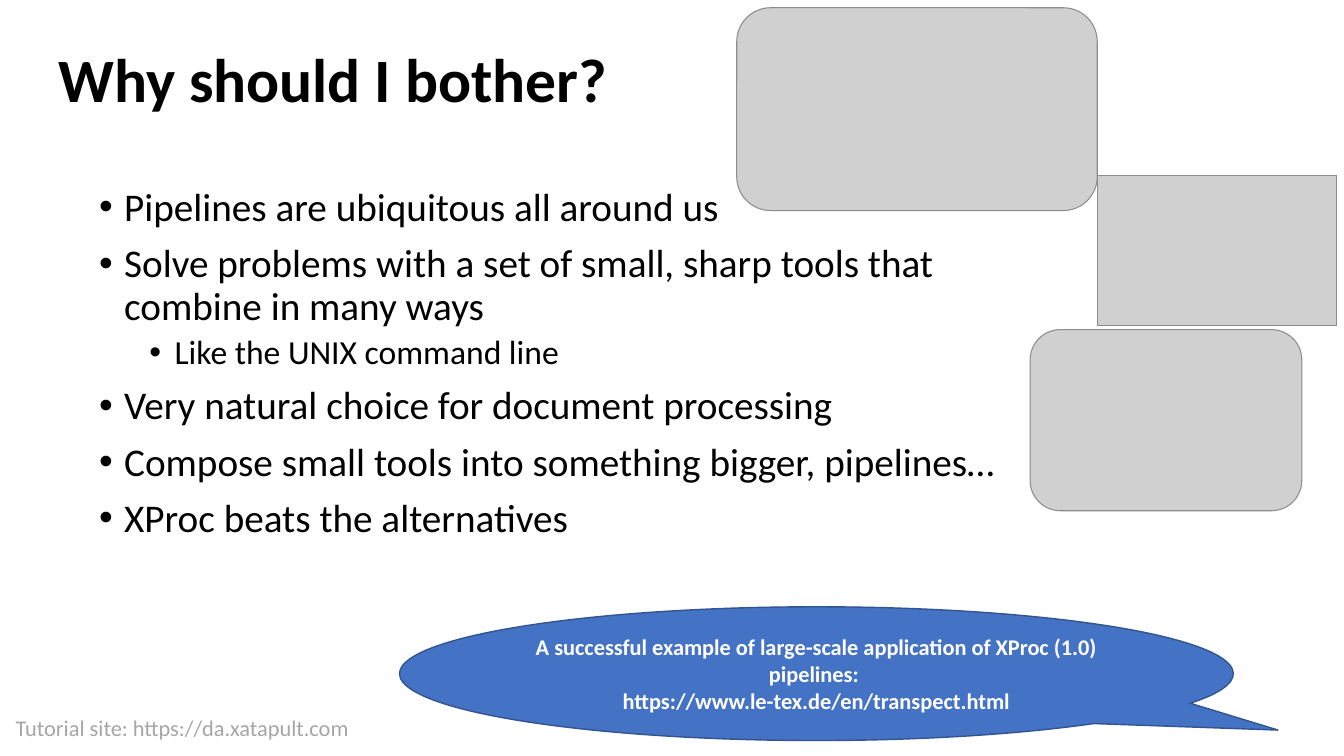
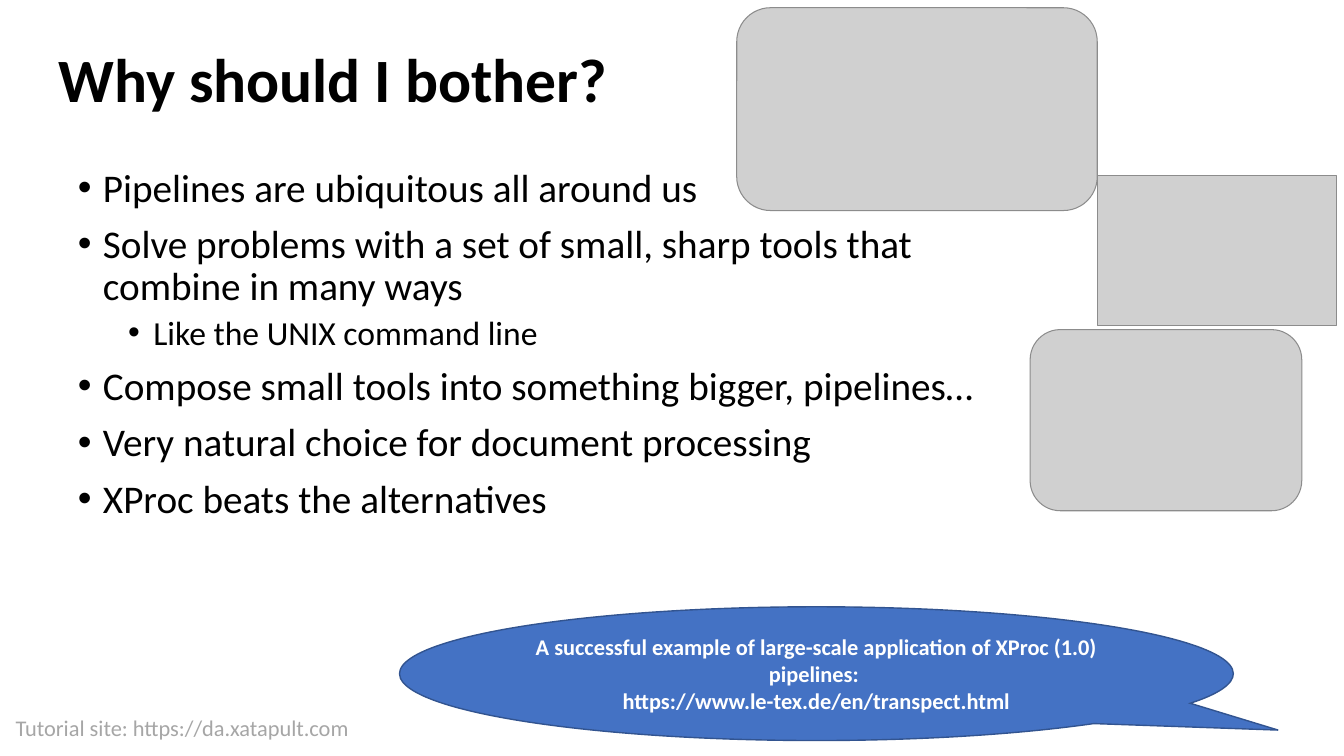
Before and after one commit to xatapult/da-2021-xproc, a slide deck: slide 4 of presentation/Introduction to XProc 3.0.pptx. Drawn at 1344x756 pixels with LibreOffice and Linux fonts; fonts in the diff are those of the drawing; grey boxes stand for pictures; background and template pictures are left out. Boxes give left, top, right and bottom in pixels: in the first picture for what was removed or moved away, otherwise in the second. Text is boxed around its words. In the diff, an @@ line names an element or a change of style, - is before the commit and + after.

Commit message:
Some last changes

```diff
--- a/presentation/Introduction to XProc 3.0.pptx
+++ b/presentation/Introduction to XProc 3.0.pptx
@@ text "Pipelines are ubiquitous all around ...": place and size @@
-text "Pipelines are ubiquitous all around ..." at (124,193,994,533)
+text "Pipelines are ubiquitous all around ..." at (103,174,973,514)
@@ text at (103,372,973,407): paragraph added @@
+• Compose small tools into something bigger, pipelines…
@@ text at (124,448,994,483): paragraph removed @@
-• Compose small tools into something bigger, pipelines…
```
Also in this commit, not shown: 2 other slides changed, 1 slide added.
